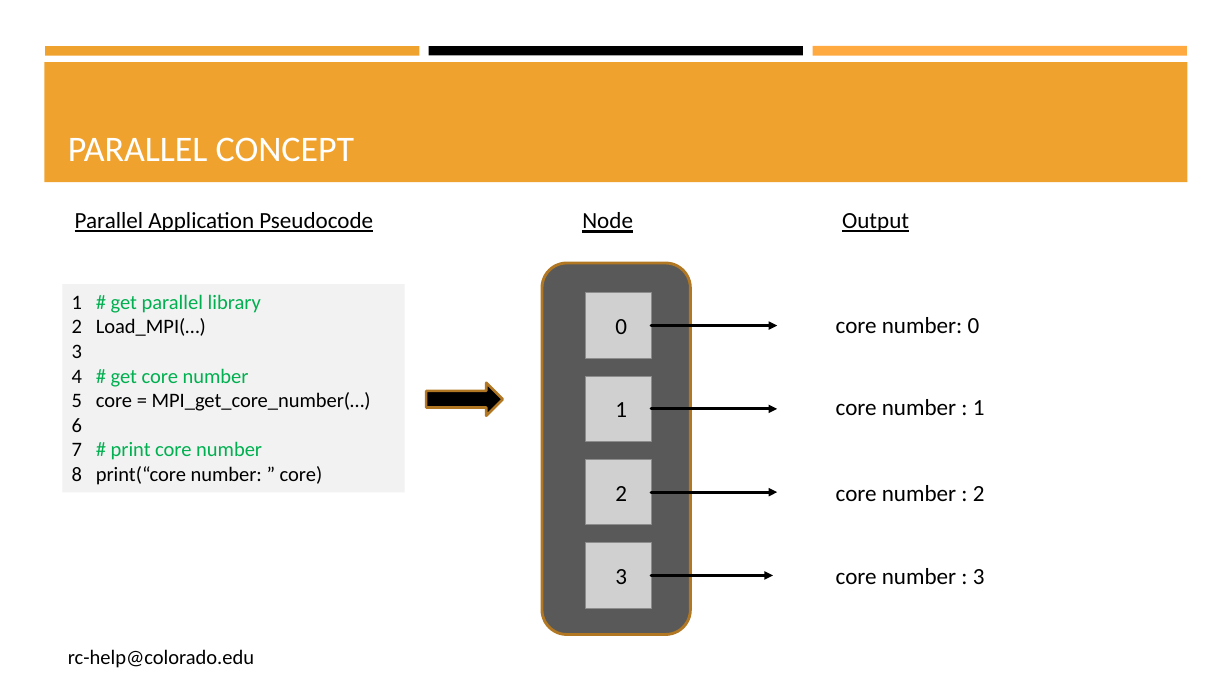
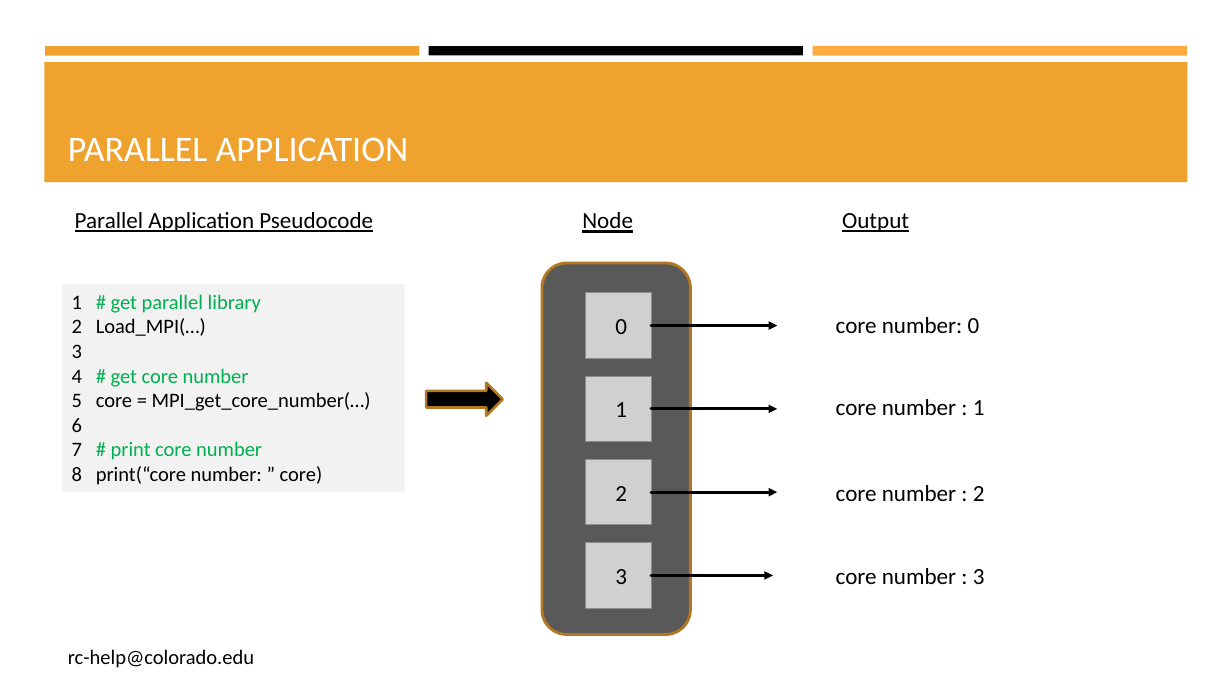
Before and after one commit to b-reyes/Presentations, a slide deck: slide 18 of CU_presentation/CU_boulder_presentation.pptx (slide 10 before the commit). Drawn at 1232x693 pixels with LibreOffice and Linux fonts; fonts in the diff are those of the drawing; grey boxes stand for pictures. Boxes give left, top, right and bottom in pixels: in the first picture for what was removed or moved away, otherwise in the second. Text is boxed around its words. In the diff, an @@ line names an element or a change of style, - is before the commit and + after.

```diff
--- a/CU_presentation/CU_boulder_presentation.pptx
+++ b/CU_presentation/CU_boulder_presentation.pptx
@@ title at bbox=[68, 137, 408, 162]: text changed @@
-PARALLEL CONCEPT
+PARALLEL APPLICATION
```
Also in this commit, not shown: 5 other slides changed, 2 slides added.
